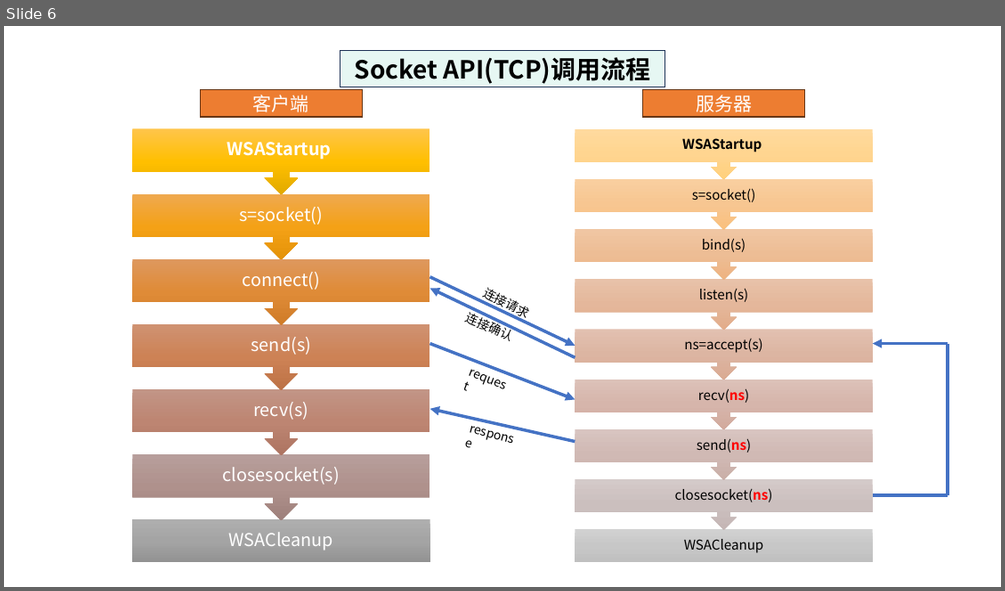
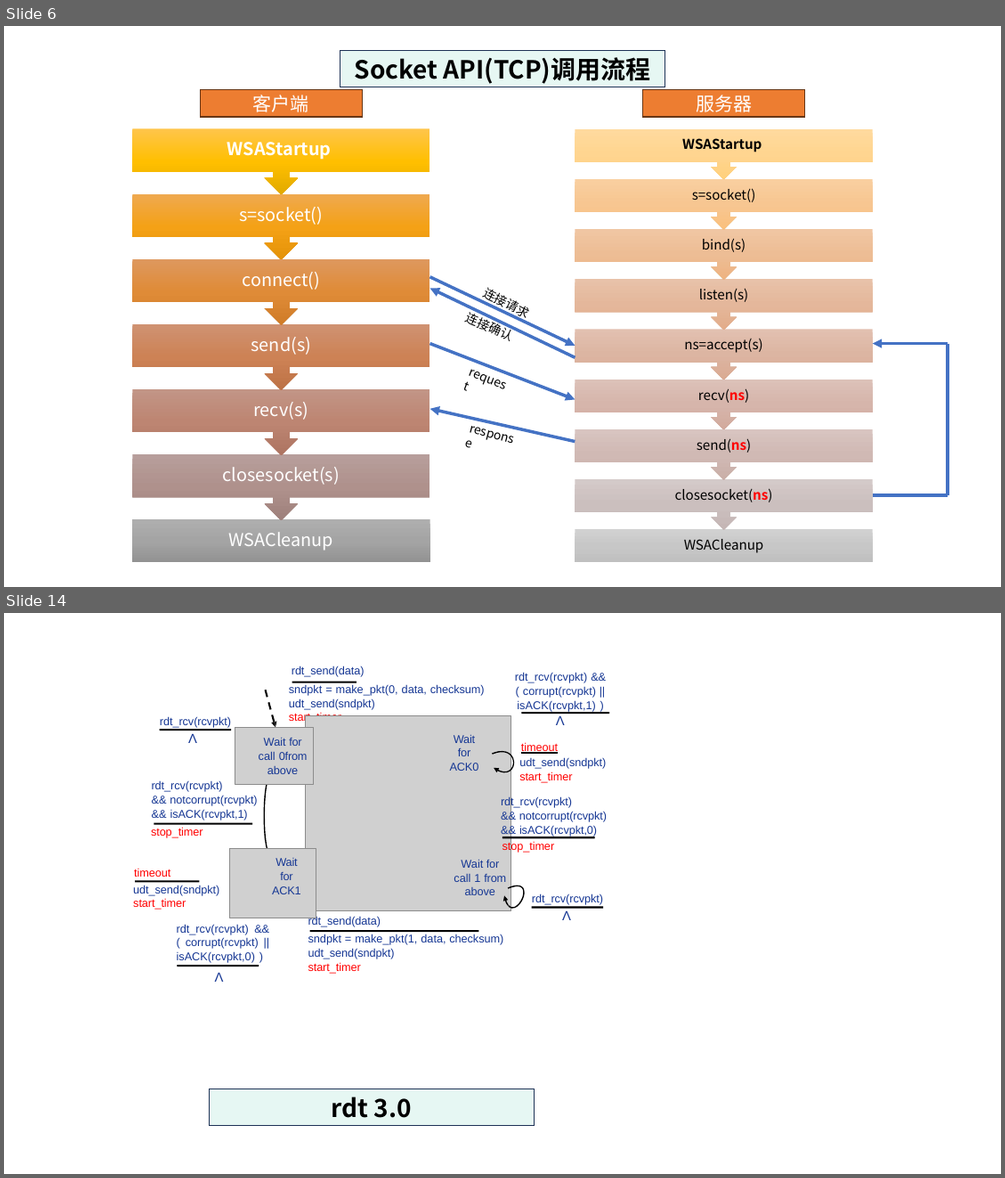
Before and after one commit to guofei9987/a, a slide deck: computer/network/计算机网络-素材.pptx. Shown one above the other, each under a label of ours: slide 6 before the commit, slides 6 and 14 after it; the slides between them are not shown. The pictures are 1005x591 and 1005x1178 pixels, drawn with LibreOffice and Linux fonts; fonts in the diff are those of the drawing; grey boxes stand for pictures. Boxes give left, top, right and bottom in pixels: in the first picture for what was removed or moved away, otherwise in the second. Text is boxed around its words. In the diff, an @@ line names an element or a change of style, - is before the commit and + after.

```diff
--- a/computer/network/计算机网络-素材.pptx
+++ b/computer/network/计算机网络-素材.pptx
@@ slide 14 added at box(4, 613, 1001, 1174), background #FFFFFF @@
@@ group added at box(133, 666, 610, 981): 22 texts, 12 freeform shapes, 3 pictures @@
+sndpkt = make_pkt(0, data, checksum) udt_send(sndpkt)
+start_timer
+rdt_send(data)
+Wait for ACK0
+Wait for call 1 from above
+sndpkt = make_pkt(1, data, checksum) udt_send(sndpkt)
+start_timer
+rdt_send(data)
+rdt_rcv(rcvpkt)
+&& notcorrupt(rcvpkt) && isACK(rcvpkt,0)
+rdt_rcv(rcvpkt) && ( corrupt(rcvpkt) || isACK(rcvpkt,0) )
+rdt_rcv(rcvpkt)
+&& notcorrupt(rcvpkt) && isACK(rcvpkt,1)
+stop_timer
+stop_timer
+timeout udt_send(sndpkt) start_timer
+udt_send(sndpkt) start_timer
+timeout
+rdt_rcv(rcvpkt)
+Wait for call 0from above
+Wait for ACK1
+Λ
+rdt_rcv(rcvpkt)
+rdt_rcv(rcvpkt) && ( corrupt(rcvpkt) || isACK(rcvpkt,1) ) Λ
+Λ
+Λ
@@ rectangle added at box(209, 1088, 534, 1125), fill #E6F7F3, outline #1E3256 1 pt, 24 pt, text #000000, bold @@
+rdt 3.0
```
Also in this commit, not shown: 12 other slides added, 10 other files.
